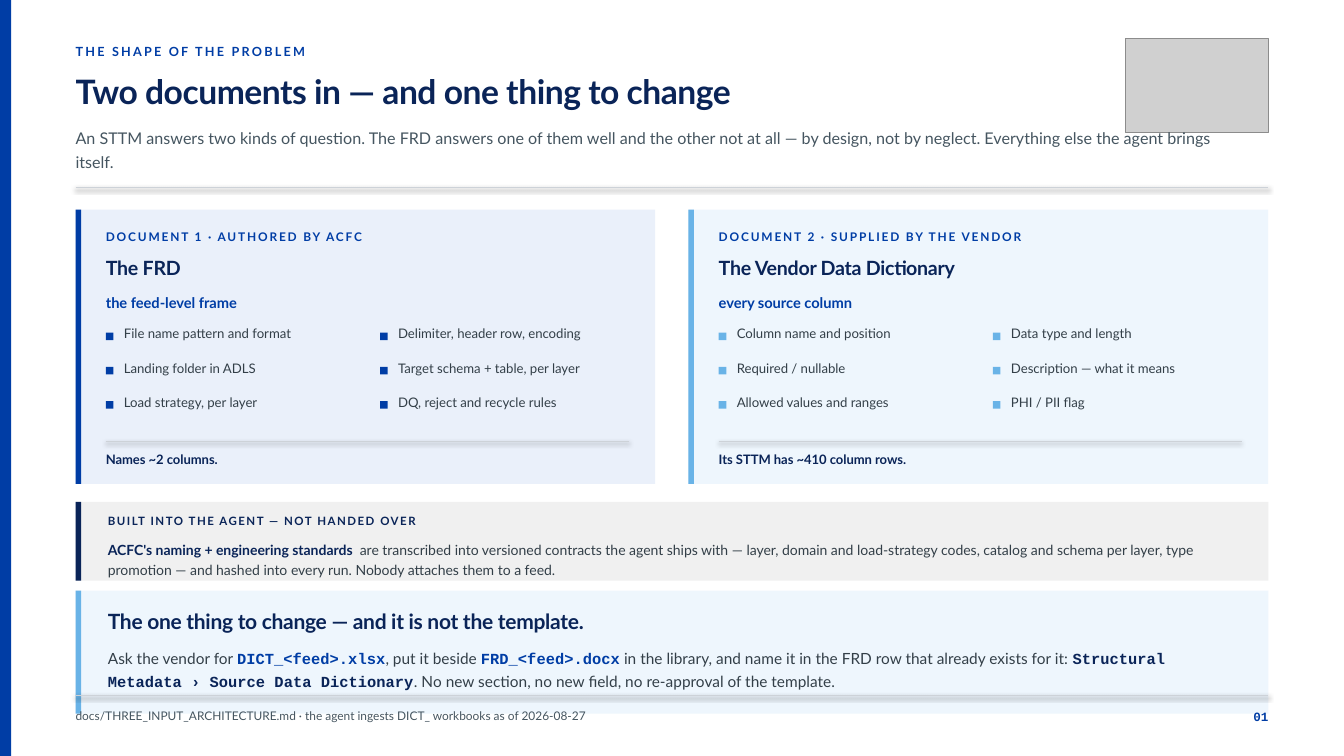
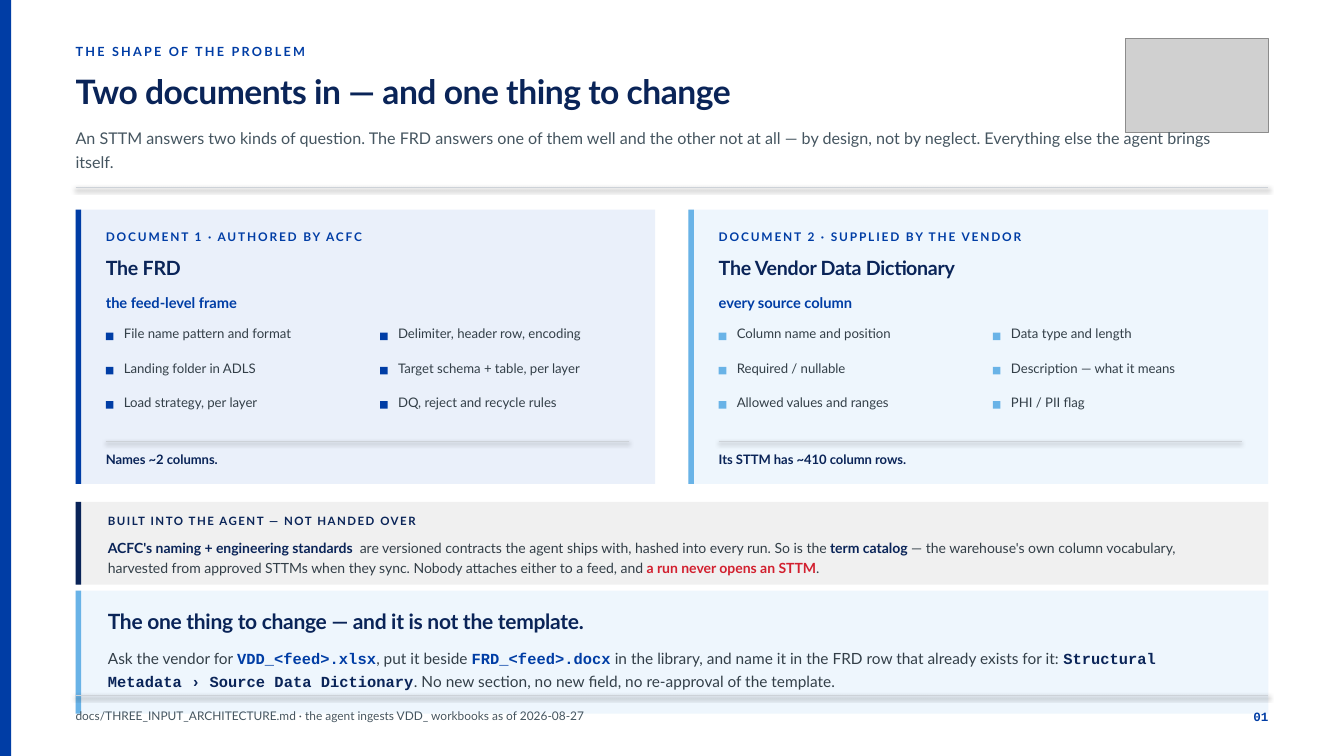
Before and after one commit to ArjunP4Hexaware/frd-to-sttm-agent-v2, a slide deck: slide 1 of context/FRD-and-Dictionary-Input-Requirements.pptx. Drawn at 1344x756 pixels with LibreOffice and Linux fonts; fonts in the diff are those of the drawing; grey boxes stand for pictures. Boxes give left, top, right and bottom in pixels: in the first picture for what was removed or moved away, otherwise in the second. Text is boxed around its words. In the diff, an @@ line names an element or a change of style, - is before the commit and + after.

```diff
--- a/context/FRD-and-Dictionary-Input-Requirements.pptx
+++ b/context/FRD-and-Dictionary-Input-Requirements.pptx
@@ rectangle: place and size @@
-rectangle at [76, 502, 1268, 581]
+rectangle at [76, 502, 1268, 585]
@@ rectangle: place and size @@
-rectangle at [76, 502, 82, 581]
+rectangle at [76, 502, 82, 585]
@@ text at [108, 542, 1175, 576]: text changed @@
-ACFC's naming + engineering standards are transcribed into versioned contracts the agent ships with — layer, domain and load-strategy codes, catalog and schema per layer, type promotion — and hashed into every run. Nobody attaches them to a feed.
+ACFC's naming + engineering standards are versioned contracts the agent ships with, hashed into every run. So is the term catalog — the warehouse's own column vocabulary, harvested from approved STTMs when they sync. Nobody attaches either to a feed, and a run never opens an STTM.
@@ text at [108, 652, 1156, 690]: text changed @@
-Ask the vendor for DICT_<feed>.xlsx, put it beside FRD_<feed>.docx in the library, and name it in the FRD row that already exists for it: Structural Metadata › Source Data Dictionary. No new section, no new field, no re-approval of the template.
+Ask the vendor for VDD_<feed>.xlsx, put it beside FRD_<feed>.docx in the library, and name it in the FRD row that already exists for it: Structural Metadata › Source Data Dictionary. No new section, no new field, no re-approval of the template.
@@ text at [76, 710, 584, 722]: text changed @@
-docs/THREE_INPUT_ARCHITECTURE.md · the agent ingests DICT_ workbooks as of 2026-08-27
+docs/THREE_INPUT_ARCHITECTURE.md · the agent ingests VDD_ workbooks as of 2026-08-27
```
Also in this commit, not shown: 2 other slides changed, 5 other files.
